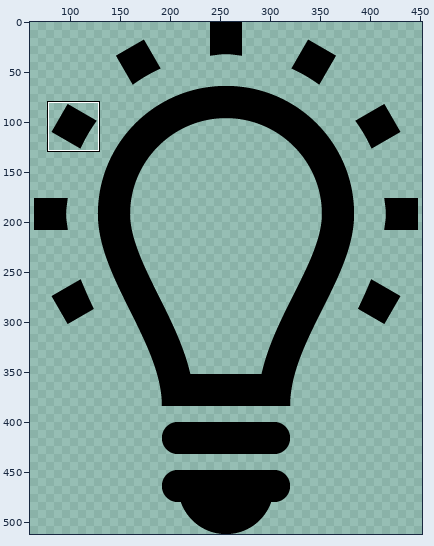
One commit to this sprite sheet: img/intproperty-lightbulb.png. Above: a wide view before the commit, with the close-up outlined.
Close-up. Earlier state:
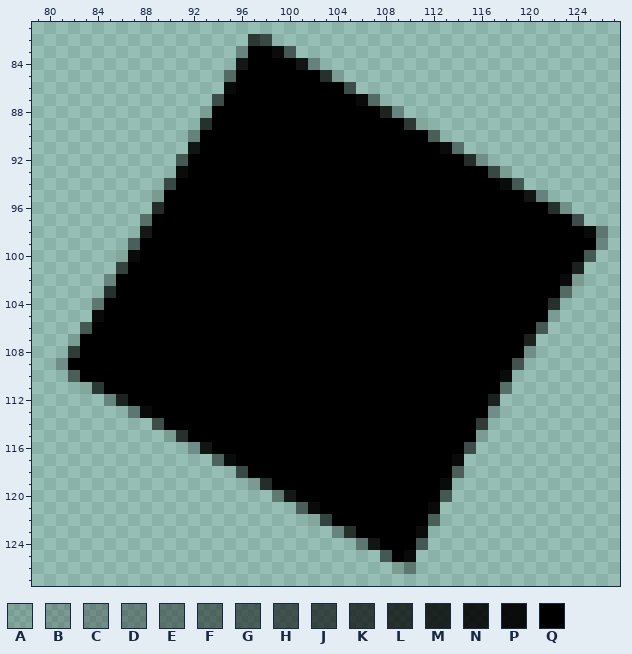
The file is 512x512 pixels. Pixels under 10% opacity are left out. Shown: x 79..127, y 81..127. The wide view leaves out empty margins. The commit also changed other parts of the picture, which this record leaves out.
Palette (. is transparent): A #00000020  B #00000030  C #00000040  D #00000050  E #00000060  F #00000070  G #00000080  H #0000008f  J #0000009f  K #000000af  L #000000bf  M #000000cf  N #000000df  P #000000ef  Q #000000
After:
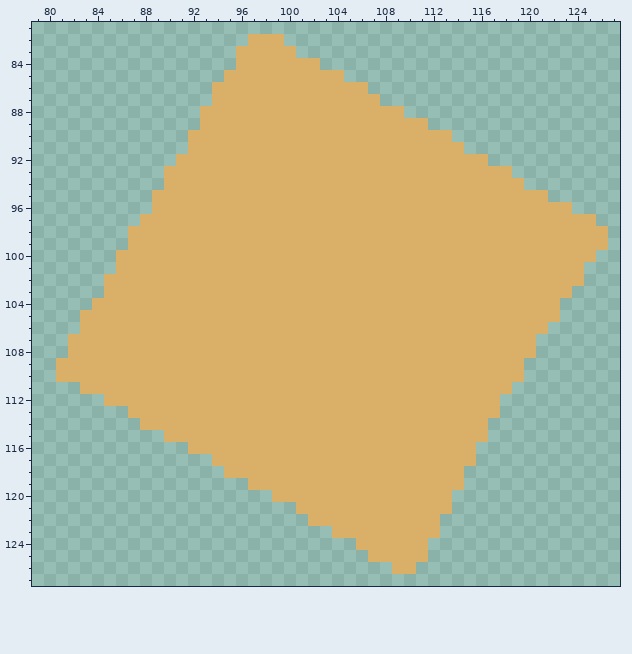
Change:
@@ palette @@
-Q #000000
+Q #dab068
@@ x 79..127 @@
  81 .................................................
- 82 ..................KJ.............................
- 83 .................CQQPG...........................
- 84 .................NQQQQND.........................
- 85 ................FQQQQQQQLA.......................
- 86 ................PQQQQQQQQQH......................
- 87 ...............HQQQQQQQQQQQPF....................
- 88 ..............AQQQQQQQQQQQQQQMC..................
- 89 ..............LQQQQQQQQQQQQQQQQKA................
- 90 .............DQQQQQQQQQQQQQQQQQQQG...............
- 91 .............NQQQQQQQQQQQQQQQQQQQQPE.............
- 92 ............GQQQQQQQQQQQQQQQQQQQQQQQLC...........
- 93 ............PQQQQQQQQQQQQQQQQQQQQQQQQQJA.........
- 94 ...........JQQQQQQQQQQQQQQQQQQQQQQQQQQQPG........
- 95 ..........BQQQQQQQQQQQQQQQQQQQQQQQQQQQQQQND......
- 96 ..........LQQQQQQQQQQQQQQQQQQQQQQQQQQQQQQQQLB....
- 97 .........EQQQQQQQQQQQQQQQQQQQQQQQQQQQQQQQQQQQH...
- 98 .........NQQQQQQQQQQQQQQQQQQQQQQQQQQQQQQQQQQQQPE.
- 99 ........GQQQQQQQQQQQQQQQQQQQQQQQQQQQQQQQQQQQQQQC.
-100 .......APQQQQQQQQQQQQQQQQQQQQQQQQQQQQQQQQQQQQQG..
-101 .......JQQQQQQQQQQQQQQQQQQQQQQQQQQQQQQQQQQQQQM...
-102 ......CQQQQQQQQQQQQQQQQQQQQQQQQQQQQQQQQQQQQQPB...
-103 ......LQQQQQQQQQQQQQQQQQQQQQQQQQQQQQQQQQQQQQF....
-104 .....EQQQQQQQQQQQQQQQQQQQQQQQQQQQQQQQQQQQQQL.....
-105 .....PQQQQQQQQQQQQQQQQQQQQQQQQQQQQQQQQQQQQQA.....
-106 ....GQQQQQQQQQQQQQQQQQQQQQQQQQQQQQQQQQQQQQG......
-107 ...AQQQQQQQQQQQQQQQQQQQQQQQQQQQQQQQQQQQQQM.......
-108 ...KQQQQQQQQQQQQQQQQQQQQQQQQQQQQQQQQQQQQQC.......
-109 ..CQQQQQQQQQQQQQQQQQQQQQQQQQQQQQQQQQQQQQH........
-110 ...GQQQQQQQQQQQQQQQQQQQQQQQQQQQQQQQQQQQP.........
-111 ....AKQQQQQQQQQQQQQQQQQQQQQQQQQQQQQQQQQE.........
-112 ......CMQQQQQQQQQQQQQQQQQQQQQQQQQQQQQQM..........
-113 ........EPQQQQQQQQQQQQQQQQQQQQQQQQQQQQC..........
-114 ..........HQQQQQQQQQQQQQQQQQQQQQQQQQQK...........
-115 ...........ALQQQQQQQQQQQQQQQQQQQQQQQQA...........
-116 .............CNQQQQQQQQQQQQQQQQQQQQQH............
-117 ...............FPQQQQQQQQQQQQQQQQQQP.............
-118 .................JQQQQQQQQQQQQQQQQQG.............
-119 ..................BLQQQQQQQQQQQQQQP..............
-120 ....................DNQQQQQQQQQQQQG..............
-121 ......................GPQQQQQQQQQP...............
-122 .......................AJQQQQQQQQG...............
-123 .........................CLQQQQQP................
-124 ...........................ENQQQG................
-125 .............................GQP.................
-126 ..............................AE.................
+ 82 ..................QQQ............................
+ 83 .................QQQQQ...........................
+ 84 .................QQQQQQQ.........................
+ 85 ................QQQQQQQQQQ.......................
+ 86 ...............QQQQQQQQQQQQQ.....................
+ 87 ...............QQQQQQQQQQQQQQ....................
+ 88 ..............QQQQQQQQQQQQQQQQQ..................
+ 89 ..............QQQQQQQQQQQQQQQQQQQ................
+ 90 .............QQQQQQQQQQQQQQQQQQQQQQ..............
+ 91 .............QQQQQQQQQQQQQQQQQQQQQQQ.............
+ 92 ............QQQQQQQQQQQQQQQQQQQQQQQQQQ...........
+ 93 ...........QQQQQQQQQQQQQQQQQQQQQQQQQQQQQ.........
+ 94 ...........QQQQQQQQQQQQQQQQQQQQQQQQQQQQQQ........
+ 95 ..........QQQQQQQQQQQQQQQQQQQQQQQQQQQQQQQQQ......
+ 96 ..........QQQQQQQQQQQQQQQQQQQQQQQQQQQQQQQQQQQ....
+ 97 .........QQQQQQQQQQQQQQQQQQQQQQQQQQQQQQQQQQQQQQ..
+ 98 ........QQQQQQQQQQQQQQQQQQQQQQQQQQQQQQQQQQQQQQQQ.
+ 99 ........QQQQQQQQQQQQQQQQQQQQQQQQQQQQQQQQQQQQQQQQ.
+100 .......QQQQQQQQQQQQQQQQQQQQQQQQQQQQQQQQQQQQQQQQ..
+101 .......QQQQQQQQQQQQQQQQQQQQQQQQQQQQQQQQQQQQQQQ...
+102 ......QQQQQQQQQQQQQQQQQQQQQQQQQQQQQQQQQQQQQQQQ...
+103 ......QQQQQQQQQQQQQQQQQQQQQQQQQQQQQQQQQQQQQQQ....
+104 .....QQQQQQQQQQQQQQQQQQQQQQQQQQQQQQQQQQQQQQQ.....
+105 ....QQQQQQQQQQQQQQQQQQQQQQQQQQQQQQQQQQQQQQQQ.....
+106 ....QQQQQQQQQQQQQQQQQQQQQQQQQQQQQQQQQQQQQQQ......
+107 ...QQQQQQQQQQQQQQQQQQQQQQQQQQQQQQQQQQQQQQQ.......
+108 ...QQQQQQQQQQQQQQQQQQQQQQQQQQQQQQQQQQQQQQQ.......
+109 ..QQQQQQQQQQQQQQQQQQQQQQQQQQQQQQQQQQQQQQQ........
+110 ..QQQQQQQQQQQQQQQQQQQQQQQQQQQQQQQQQQQQQQQ........
+111 ....QQQQQQQQQQQQQQQQQQQQQQQQQQQQQQQQQQQQ.........
+112 ......QQQQQQQQQQQQQQQQQQQQQQQQQQQQQQQQQ..........
+113 ........QQQQQQQQQQQQQQQQQQQQQQQQQQQQQQQ..........
+114 .........QQQQQQQQQQQQQQQQQQQQQQQQQQQQQ...........
+115 ...........QQQQQQQQQQQQQQQQQQQQQQQQQQQ...........
+116 .............QQQQQQQQQQQQQQQQQQQQQQQQ............
+117 ...............QQQQQQQQQQQQQQQQQQQQQQ............
+118 ................QQQQQQQQQQQQQQQQQQQQ.............
+119 ..................QQQQQQQQQQQQQQQQQQ.............
+120 ....................QQQQQQQQQQQQQQQ..............
+121 ......................QQQQQQQQQQQQQ..............
+122 .......................QQQQQQQQQQQ...............
+123 .........................QQQQQQQQQ...............
+124 ...........................QQQQQQ................
+125 ............................QQQQQ................
+126 ..............................QQ.................
 127 .................................................
Where, in picture pixels (left, top, right, bottom), the same in both close-ups:
changed: (56, 34, 608, 574)
